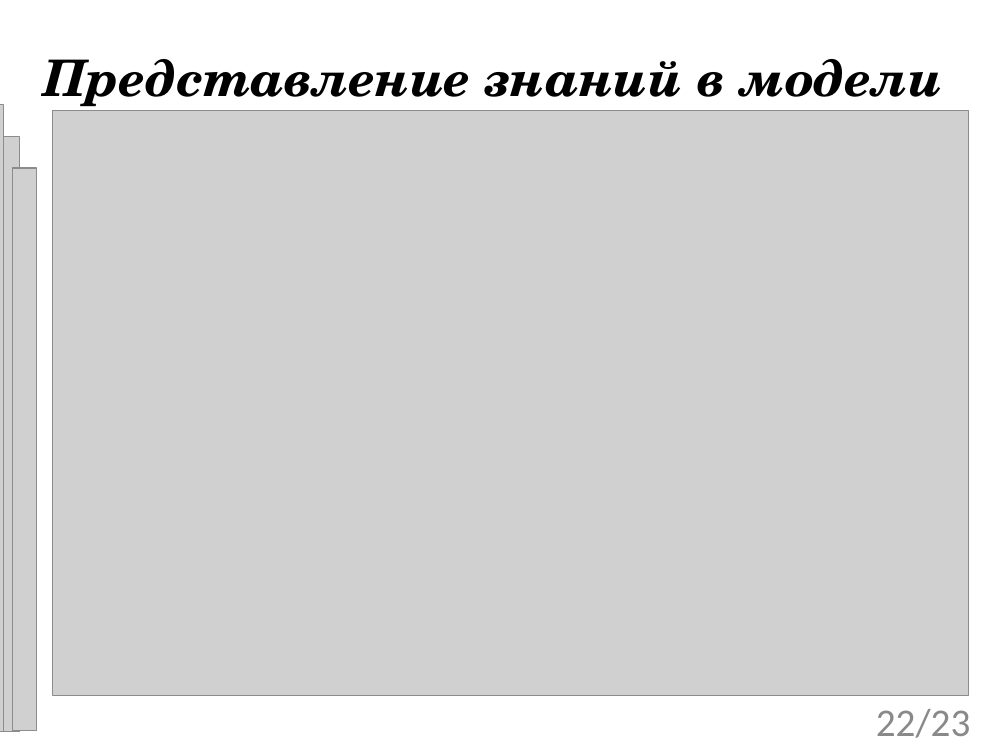
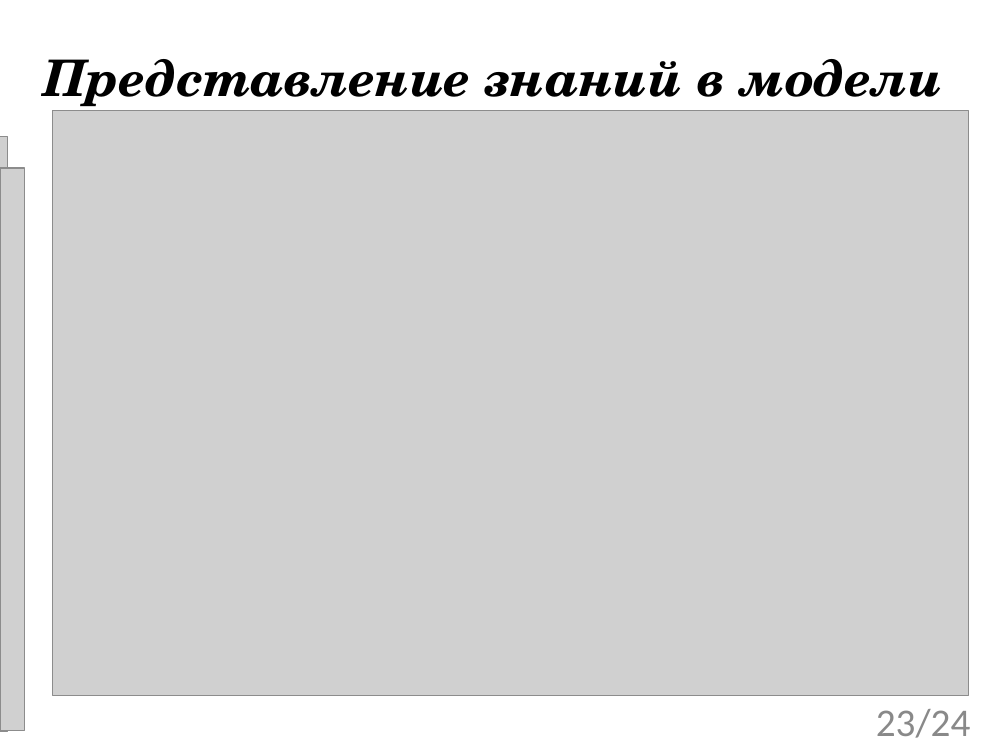
Before and after one commit to tom-trix/SynchAlgorithms, a slide deck: slide 23 of text/Mitrakov.ppt (slide 22 before the commit). Drawn at 1008x756 pixels with LibreOffice and Linux fonts; fonts in the diff are those of the drawing; grey boxes stand for pictures; background and template pictures are left out. Boxes give left, top, right and bottom in pixels: in the first picture for what was removed or moved away, otherwise in the second. Text is boxed around its words. In the diff, an @@ line names an element or a change of style, - is before the commit and + after.

```diff
--- a/text/Mitrakov.ppt
+++ b/text/Mitrakov.ppt
@@ picture removed at [0,105,3,731] @@
@@ picture: place and size @@
-picture at [0,136,19,731]
+picture at [0,136,7,731]
@@ picture: place and size @@
-picture at [12,168,36,731]
+picture at [0,168,24,731]
@@ page number at [876,709,970,738]: text changed @@
-22/23
+23/24
```
Also in this commit, not shown: 20 other slides changed, 3 slides added, 2 slides removed.
